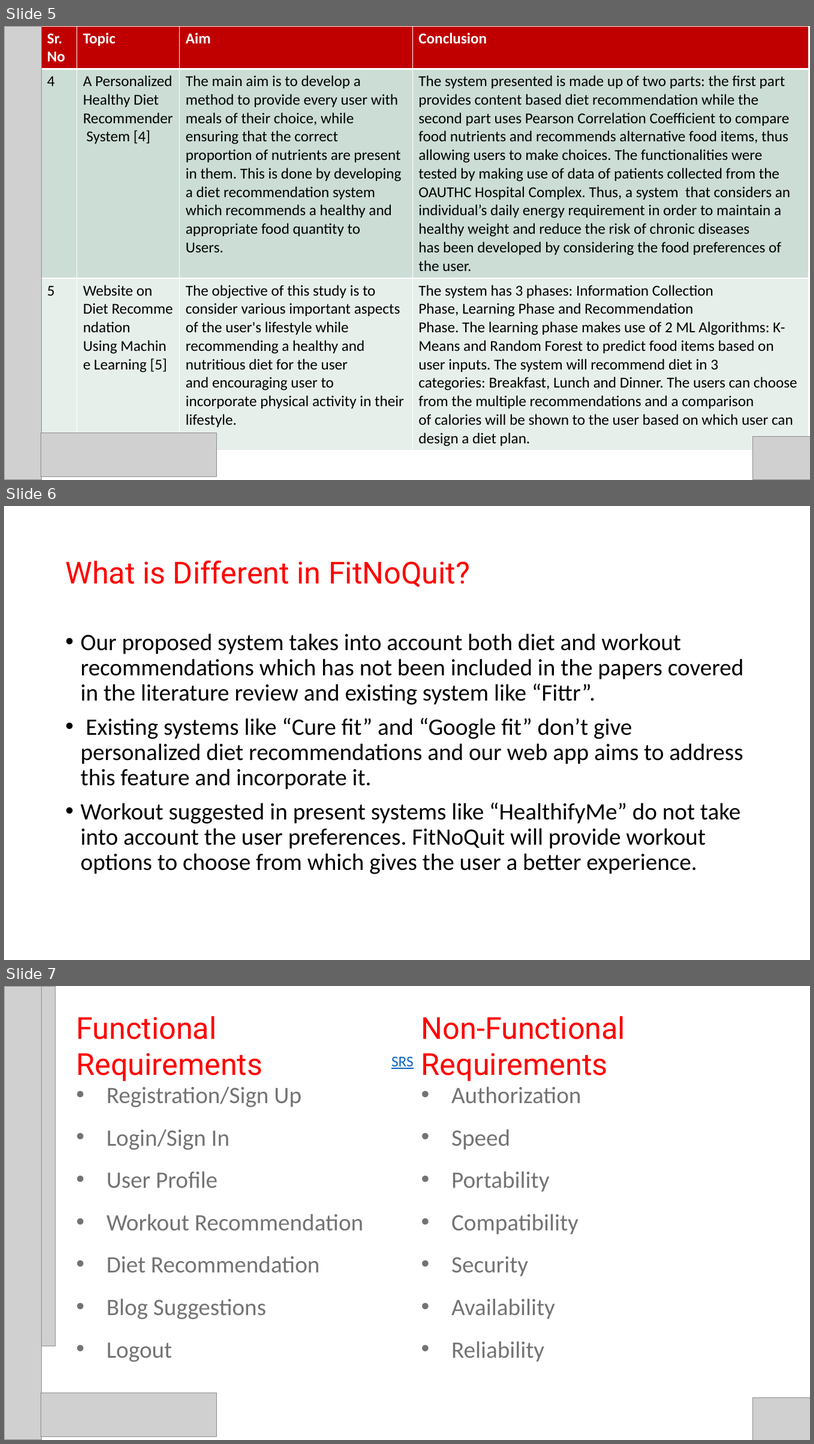
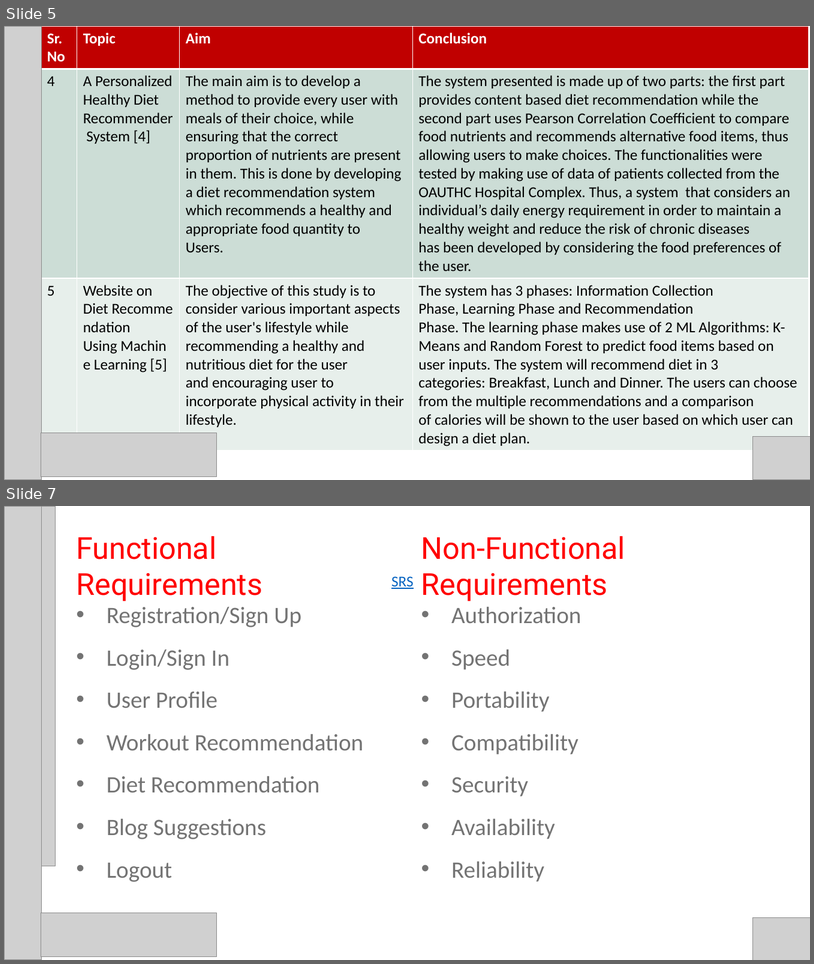
Before and after one commit to Bhavik-20/FitNoQuit-WebApp, a slide deck: Documents/FitNoQuit_Viva PPT.pptx. Shown one above the other, each under a label of ours: slides 5, 6 and 7 before the commit, slides 5 and 7 after it; the slides between them are not shown. The pictures are 814x1444 and 814x964 pixels, drawn with LibreOffice and Linux fonts; fonts in the diff are those of the drawing; grey boxes stand for pictures. Boxes give left, top, right and bottom in pixels: in the first picture for what was removed or moved away, otherwise in the second. Text is boxed around its words. In the diff, an @@ line names an element or a change of style, - is before the commit and + after.

```diff
--- a/Documents/FitNoQuit_Viva PPT.pptx
+++ b/Documents/FitNoQuit_Viva PPT.pptx
@@ slide 6 removed at (x1=4, y1=506, x2=810, y2=960), background #FFFFFF @@
@@ title removed at (x1=65, y1=560, x2=470, y2=587) @@
-What is Different in FitNoQuit?
@@ text removed at (x1=81, y1=633, x2=744, y2=874) @@
-• Our proposed system takes into account both diet and workout recommendations which has not been included in the papers covered in the literature review and existing system like “Fittr”.
-• Existing systems like “Cure fit” and “Google fit” don’t give personalized diet recommendations and our web app aims to address this feature and incorporate it.
-• Workout suggested in present systems like “HealthifyMe” do not take into account the user preferences. FitNoQuit will provide workout options to choose from which gives the user a better experience.
```
Also in this commit, not shown: 1 slide added.
